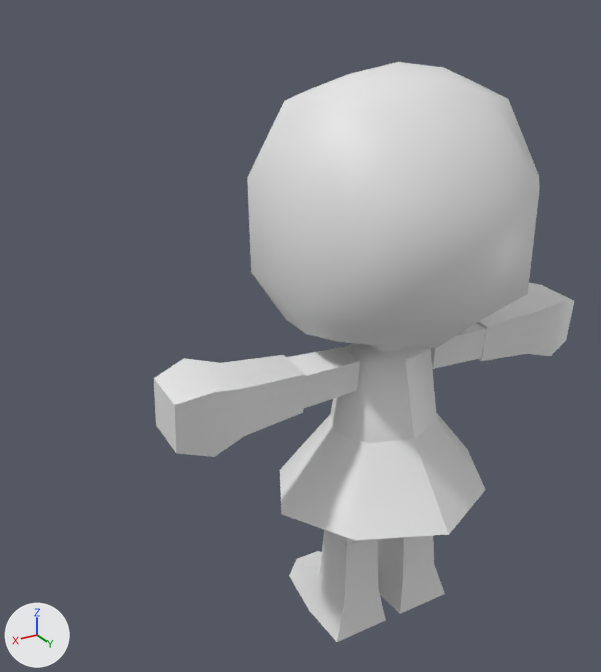
A saved change to the Blender file Deserter/Assets/Mesh/Enemies/Bozu.blend.
Before and after are seen from a camera (50 mm lens) standing at (2.98, 8.9, 4.19) and looking at (-0.55, 3.01, 1.24). Lighting does not change. The marker at lower left points along +X, +Y and +Z. The older version comes first.

The scene before the commit, as lines of its bpy script (objects in view):
```python
me_cube_002 = bpy.data.meshes.new('Cube.002')
me_cube_002.from_pydata(...)  # 437 vertices, 348 faces; spans x -1.52..1.52, y -0.81..0.81, z -0.02..3.76
me_cube_002.materials.append(mat_material)  # white #e7e7e7
me_zombmesh_002_cube_010 = bpy.data.meshes.new('ZombMesh.002_Cube.010')
me_zombmesh_002_cube_010.from_pydata(...)  # 256 vertices, 244 faces; spans x -0.77..0.77, y -0.01..3.65, z -0.51..1.06
me_zombmesh_002_cube_010.materials.append(mat_corpsemat)  # picture img_corpsetex00_png
ob_charmesh = bpy.data.objects.new('CharMesh', me_cube_002)
ob_charmesh.location = (0.0, 5.0, 0.0)
ob_corpsemesh01 = bpy.data.objects.new('corpseMesh01', me_zombmesh_002_cube_010)
ob_corpsemesh01.location = (0.0, 0.0, 0.0)
ob_corpsemesh01.rotation_euler = (1.571, 0.0, 0.0)  # degrees (90, 0, 0)
ob_corpsemesh01.hide_set(True)
```
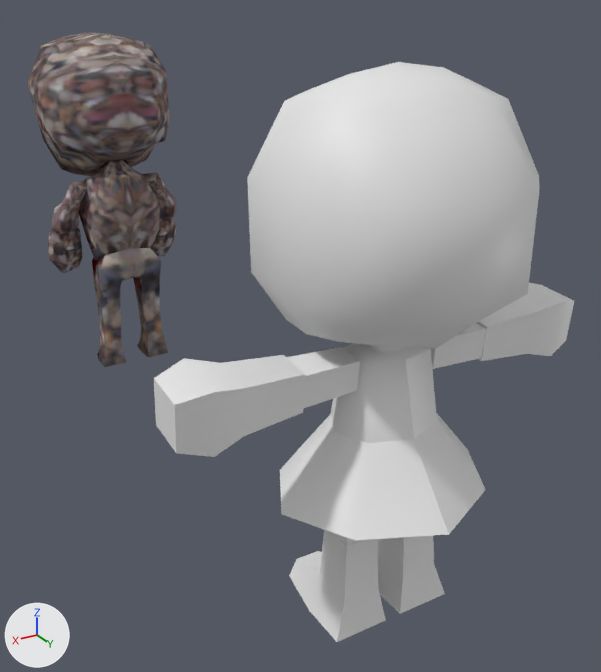
Edits to the bpy script that builds the scene:
```text
Change ob_corpsemesh01:
    remove ob_corpsemesh01.hide_set(True)
```

Where the change shows, as pixel boxes (x1, y1, x2, y2) in the pictures (601 x 672 px):
'corpseMesh01', shown: after (28, 32, 177, 367)
